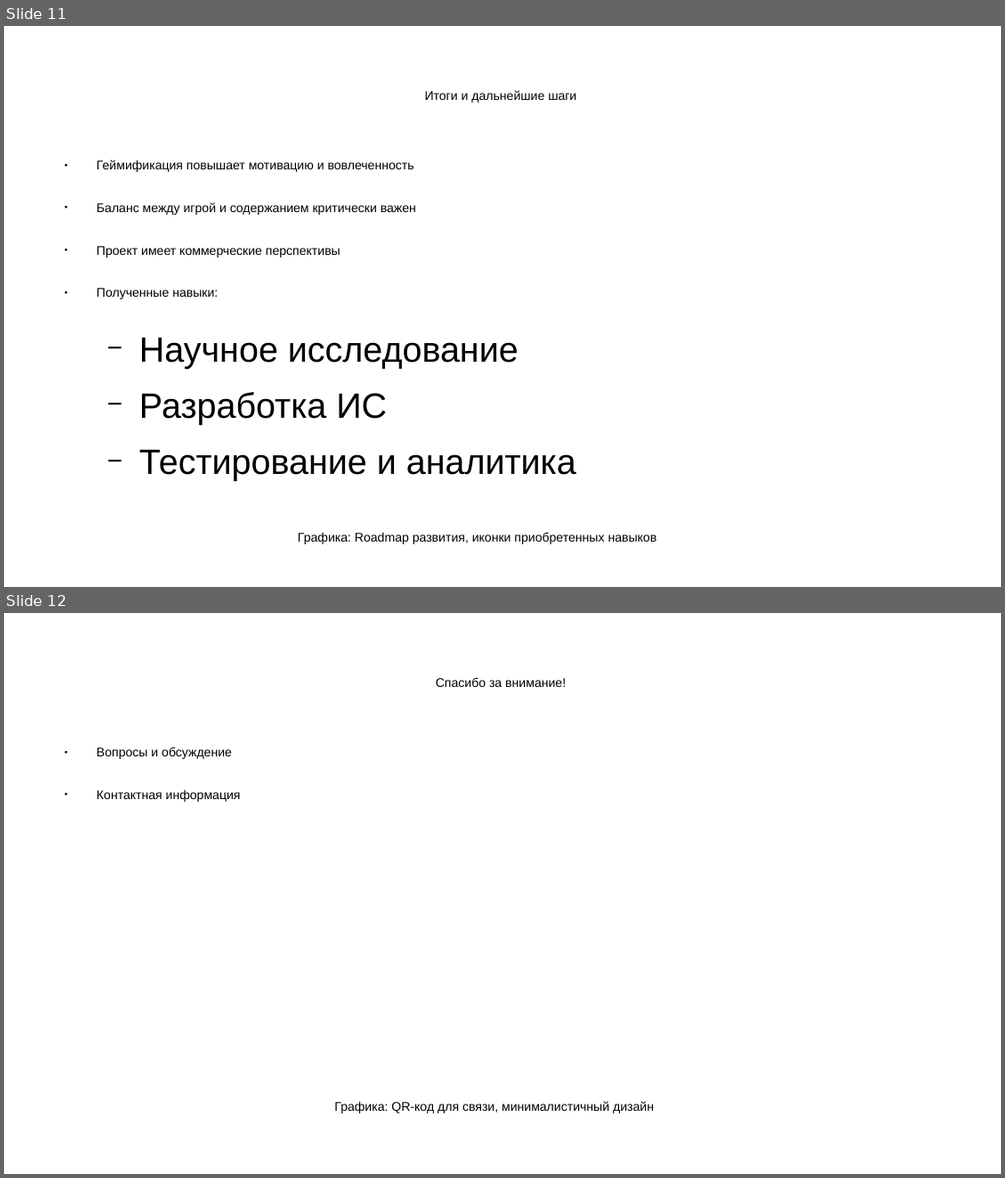
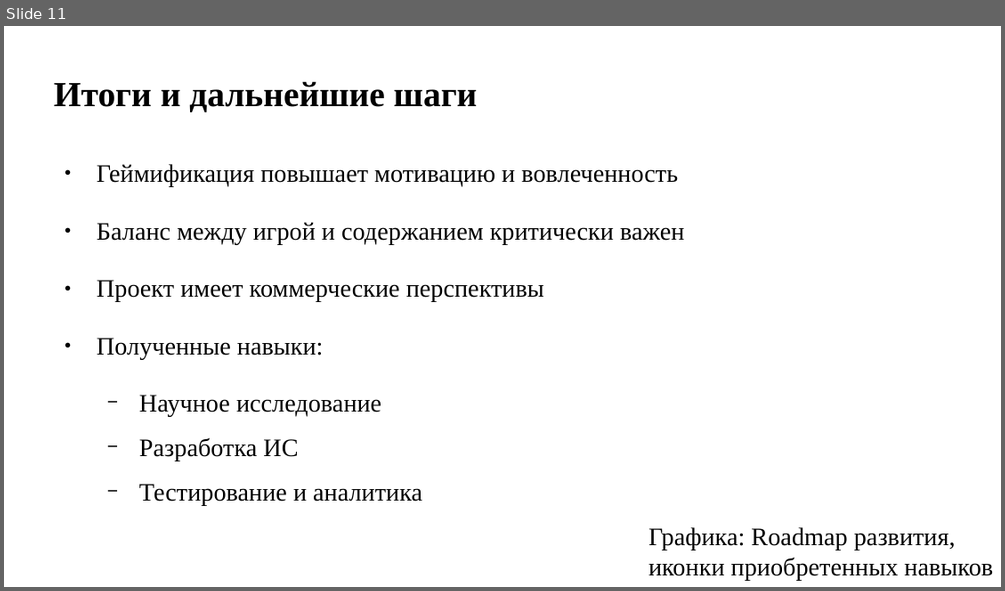
Before and after one commit to pagamov/pagamov_bot, a slide deck: docs/Гамов_Презентация Отчет НИР_26.pptx. Shown one above the other, each under a label of ours: slides 11 and 12 before the commit, slide 11 after it. The pictures are 1005x1178 and 1005x591 pixels, drawn with LibreOffice and Linux fonts; fonts in the diff are those of the drawing. Boxes give left, top, right and bottom in pixels: in the first picture for what was removed or moved away, otherwise in the second. Text is boxed around its words. In the diff, an @@ line names an element or a change of style, - is before the commit and + after.

```diff
--- a/docs/Гамов_Презентация Отчет НИР_26.pptx
+++ b/docs/Гамов_Презентация Отчет НИР_26.pptx
@@ slide 12 removed at [4, 613, 1001, 1174], background #FFFFFF @@
@@ title removed at [436, 677, 566, 687] @@
-Спасибо за внимание!
@@ text removed at [97, 747, 241, 802] @@
-● Вопросы и обсуждение
-● Контактная информация
@@ text removed at [334, 1101, 654, 1113] @@
-Графика: QR-код для связи, минималистичный дизайн
@@ slide 11 changed as well @@
@@ title "Итоги и дальнейшие шаги" at [54, 81, 477, 112]: size 10 to 28 pt, font Arial to Times New Roman, bold on; alignment centre to left; line spacing 1 to 0.9 @@
@@ text "Геймификация повышает мотивацию и вовлеченность" at [97, 164, 684, 505]: size 10 to 20 pt in "Геймификация повышает мотивацию и вовлеченность", "Баланс между игрой и содержанием критически важен", "Проект имеет коммерческие перспективы", "Полученные навыки:"; font Arial to Times New Roman; size 28 to 20 pt in "Научное исследование", "Разработка ИС", "Тестирование и аналитика"; line spacing 1 to 0.9 @@
@@ text "Графика: Roadmap развития, иконки приобретенных ...": place and size @@
-text "Графика: Roadmap развития, иконки приобретенных ..." at [298, 532, 657, 544]
+text "Графика: Roadmap развития, иконки приобретенных ..." at [648, 527, 993, 580]
@@ text "Графика: Roadmap развития, иконки приобретенных ..." at [648, 527, 993, 580]: size 10 to 20 pt, font Arial to Times New Roman @@
```
Also in this commit, not shown: 21 other slides changed, 1 other slide removed, 2 other files.
